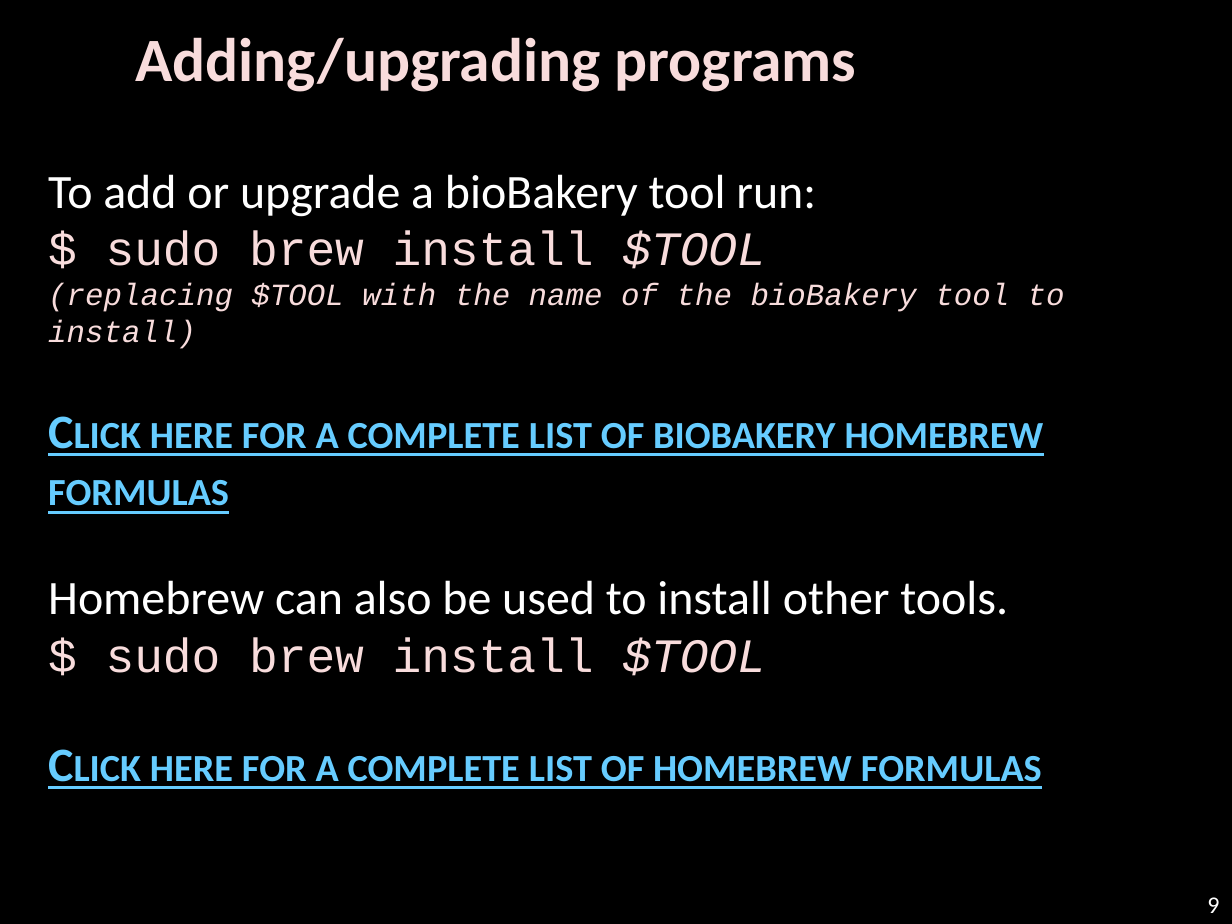
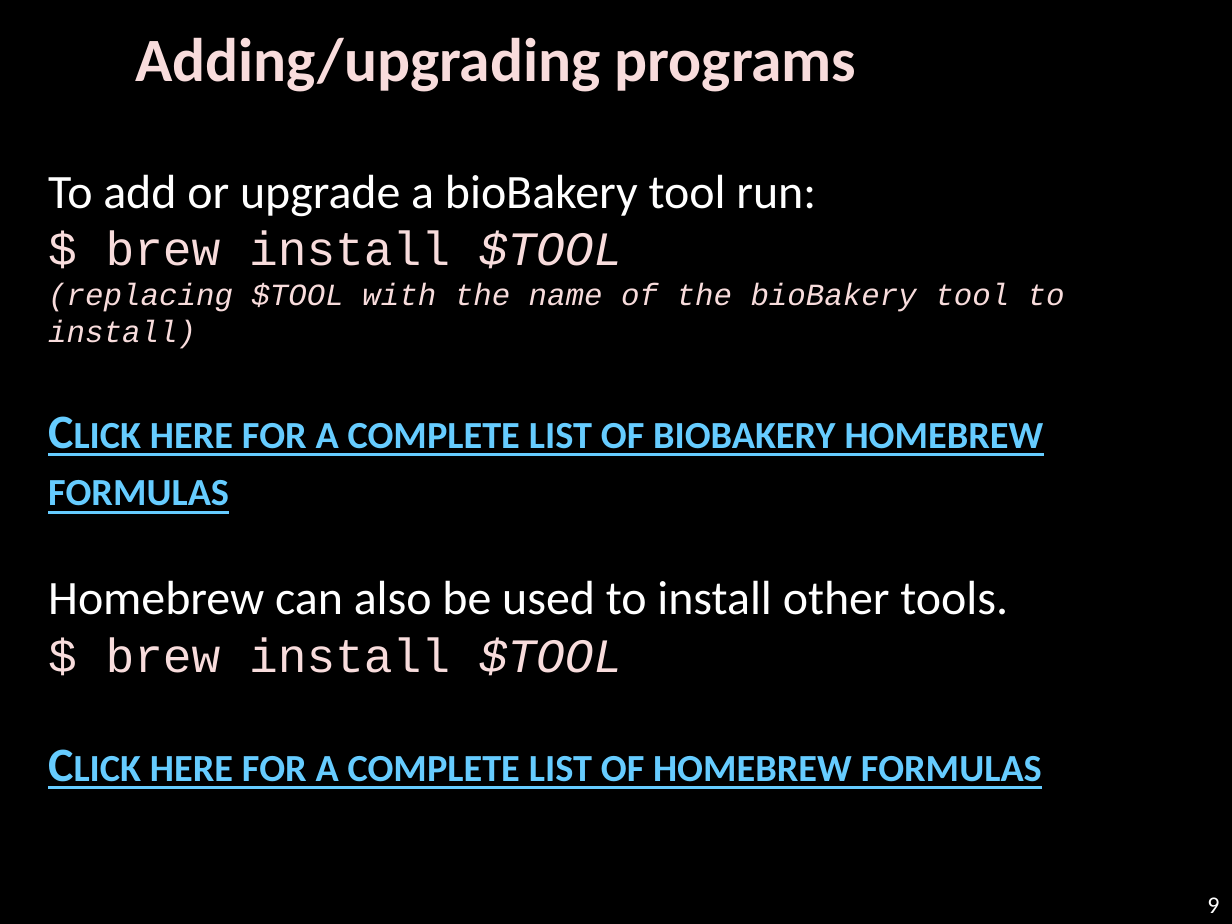
Before and after one commit to biobakery/biobakery, a slide deck: slide 9 of vagrant/biobakery-gui/WELCOME.pptx. Drawn at 1232x924 pixels with LibreOffice and Linux fonts; fonts in the diff are those of the drawing; background and template pictures are left out. Boxes give left, top, right and bottom in pixels: in the first picture for what was removed or moved away, otherwise in the second. Text is boxed around its words. In the diff, an @@ line names an element or a change of style, - is before the commit and + after.

Commit message:
Update the welcome files to reflect the latest version (ie ubuntu 16.04 and brew without sudo)

```diff
--- a/vagrant/biobakery-gui/WELCOME.pptx
+++ b/vagrant/biobakery-gui/WELCOME.pptx
@@ text at bbox=[48, 174, 816, 269]: text changed @@
-To add or upgrade a bioBakery tool run:
-$ sudo brew install $TOOL
+To add or upgrade a bioBakery tool run:
+$ brew install $TOOL
@@ text at bbox=[106, 637, 623, 676]: text changed @@
-$ sudo brew install $TOOL
+$ brew install $TOOL
```
Also in this commit, not shown: 2 other slides changed, 1 other file.
